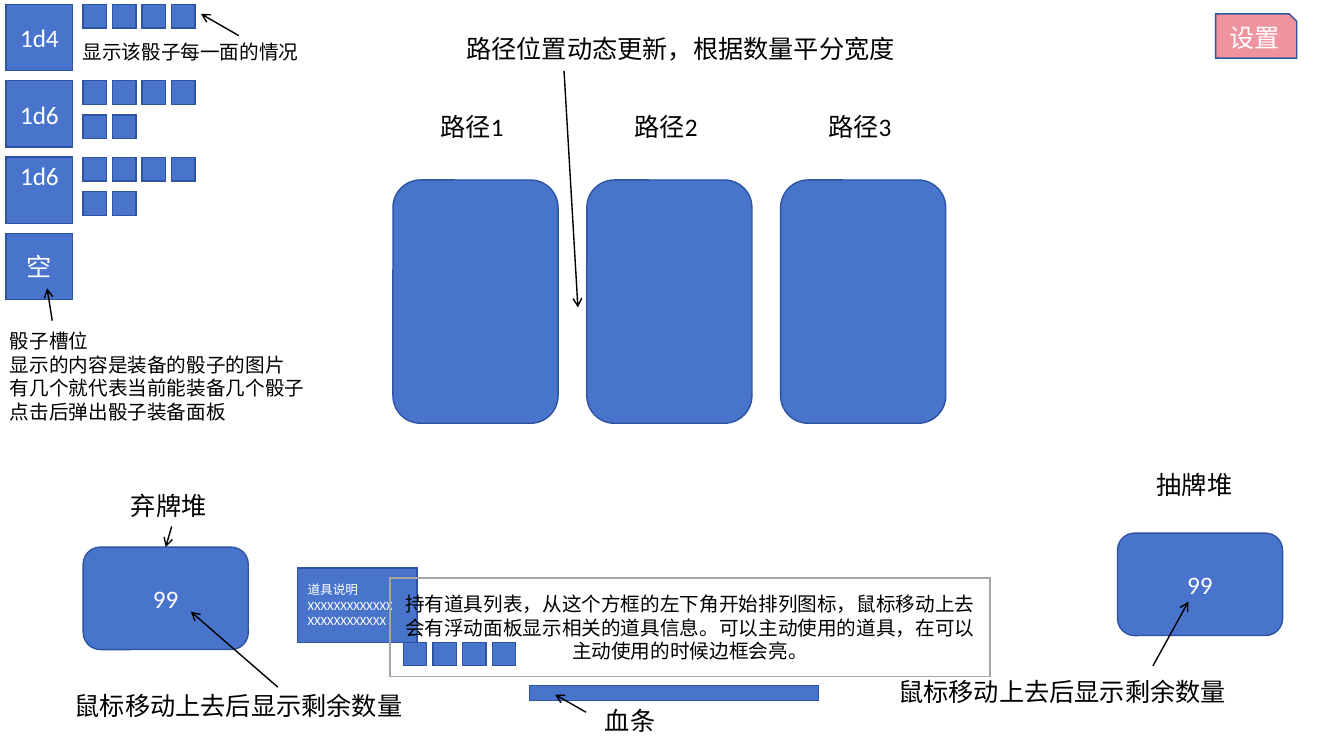
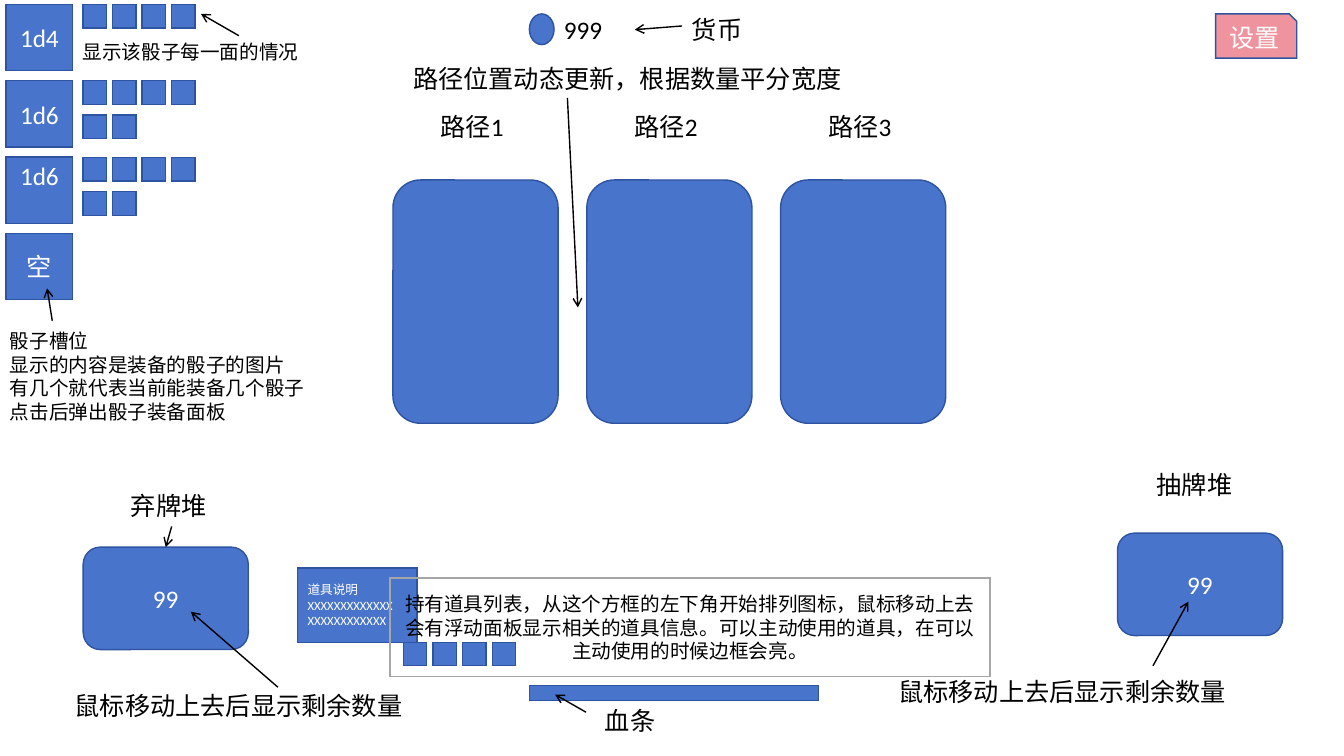
Before and after one commit to Crazyfengyi/DiceWarrior, a slide deck: slide 4 of 策划/UI相关.pptx (slide 2 before the commit). Drawn at 1344x756 pixels with LibreOffice and Linux fonts; fonts in the diff are those of the drawing. Boxes give left, top, right and bottom in pixels: in the first picture for what was removed or moved away, otherwise in the second. Text is boxed around its words. In the diff, an @@ line names an element or a change of style, - is before the commit and + after.

Commit message:
2026-6-18 更新
更新了表格和UI

```diff
--- a/策划/UI相关.pptx
+++ b/策划/UI相关.pptx
@@ ellipse added at (529, 14, 555, 44), fill #4874CB, outline #2E54A1 1 pt @@
@@ text added at (564, 22, 602, 39), 18 pt, text #000000 @@
+999
@@ arrow added from (683, 26) to (635, 29), #000000 1 pt @@
@@ text added at (692, 18, 742, 41), 18 pt, text #000000 @@
+货币
@@ text "路径位置动态更新，根据数量平分宽度": place and size @@
-text "路径位置动态更新，根据数量平分宽度" at (466, 36, 894, 61)
+text "路径位置动态更新，根据数量平分宽度" at (413, 66, 841, 91)
@@ arrow moved from (565, 71) - (578, 308) to (568, 98) - (578, 308) @@
```
Also in this commit, not shown: 3 other slides changed, 2 slides added, 2 other files.
